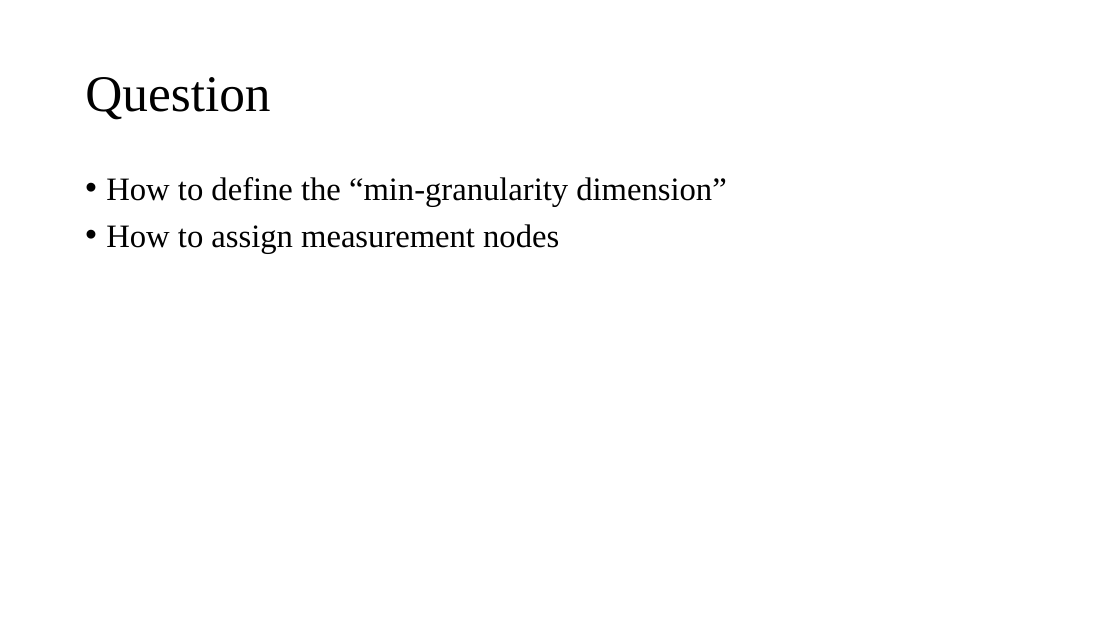
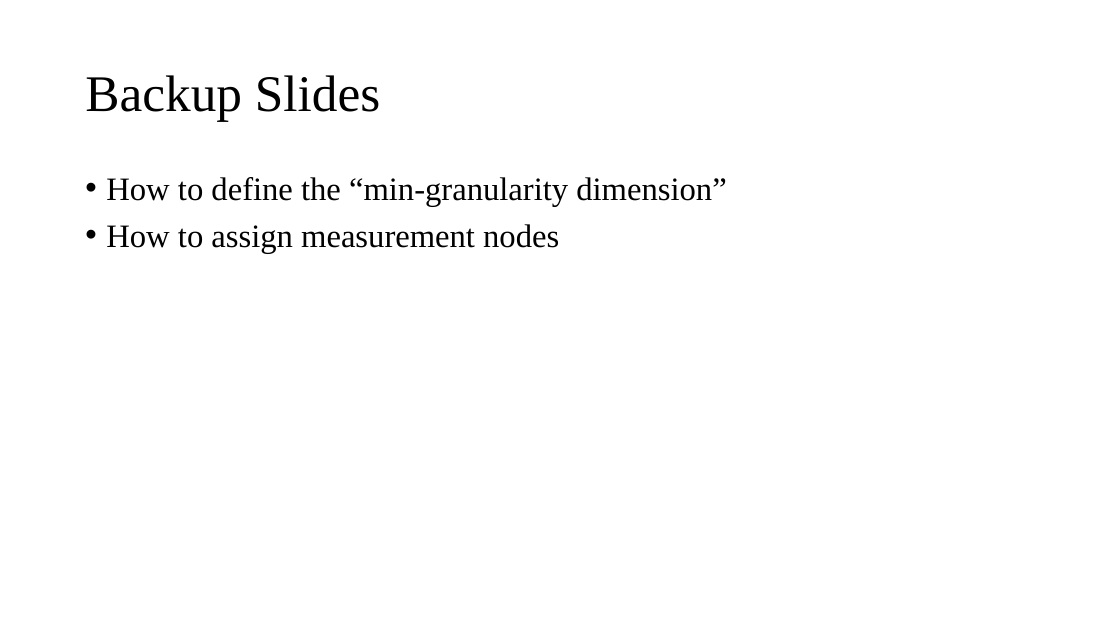
Before and after one commit to Lipox/Dimension, a slide deck: slide 30 of dimensions.pptx (slide 31 before the commit). Drawn at 1120x630 pixels with LibreOffice and Linux fonts; fonts in the diff are those of the drawing. Boxes give left, top, right and bottom in pixels: in the first picture for what was removed or moved away, otherwise in the second. Text is boxed around its words. In the diff, an @@ line names an element or a change of style, - is before the commit and + after.

```diff
--- a/dimensions.pptx
+++ b/dimensions.pptx
@@ title at [85,75,380,121]: text changed @@
-Question
+Backup Slides
```
Also in this commit, not shown: 1 other slide changed.
